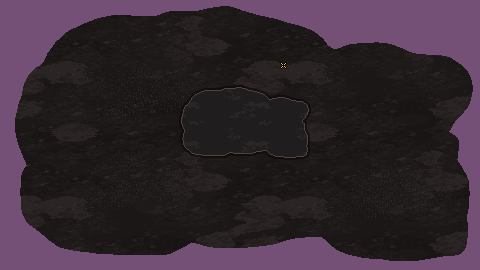
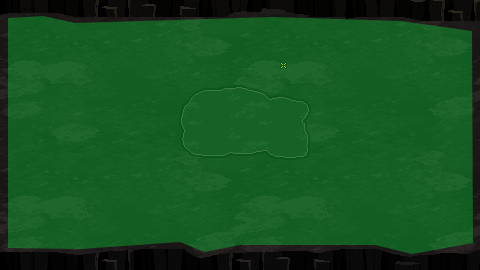
Layered file, before and after one edit (480x270). Changes by layer:
showed group "Areas" (1 layers) over [left=8, top=12, right=473, bottom=256]
painted on "Walk area" over [left=8, top=12, right=473, bottom=256]
added layer "Layer 7" in group "Threshold.png" over [left=0, top=0, right=480, bottom=21]
added layer "Layer 6" in group "Threshold.png" over [left=0, top=249, right=480, bottom=270]
added layer "Layer 5" in group "Threshold.png" over [left=0, top=0, right=480, bottom=270]
hid "Terrain" over [left=15, top=6, right=473, bottom=261]
